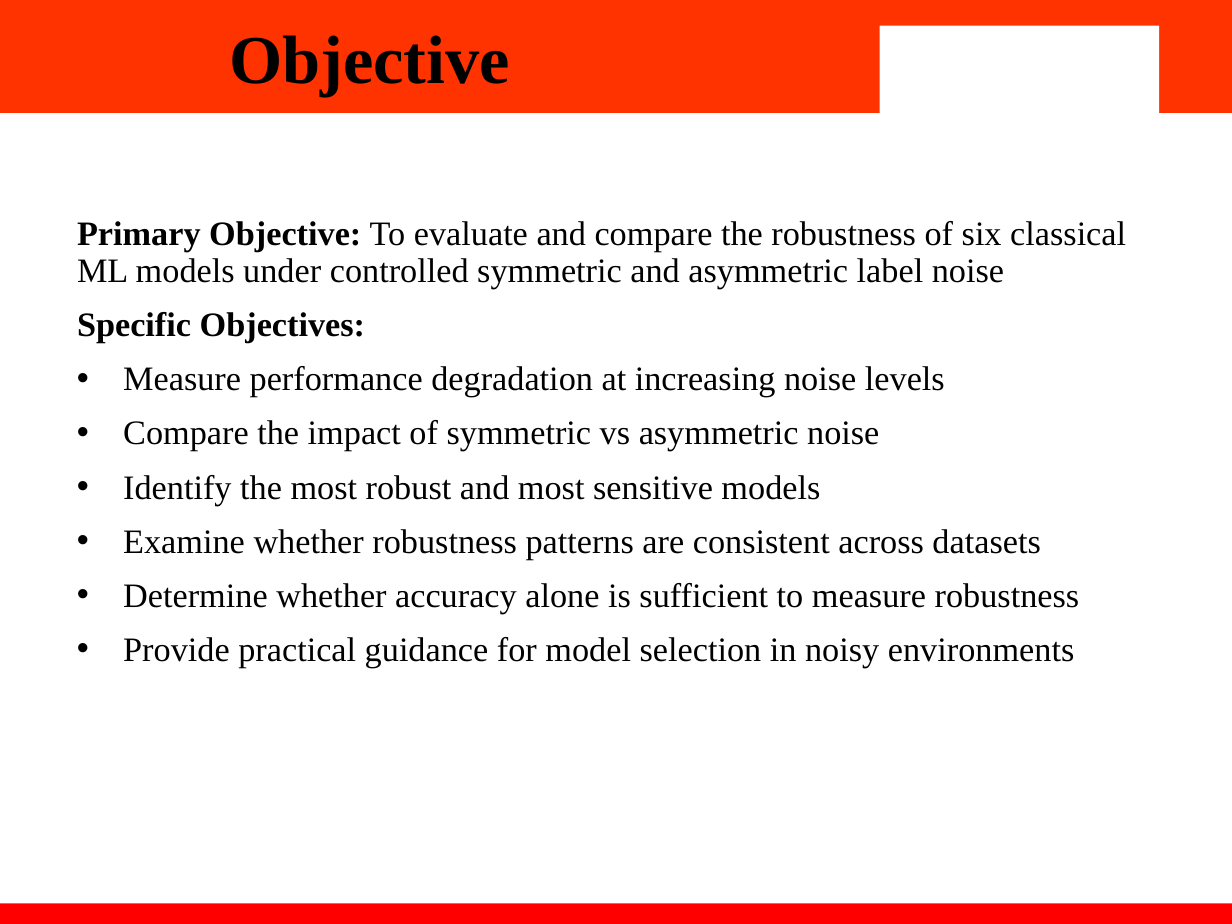
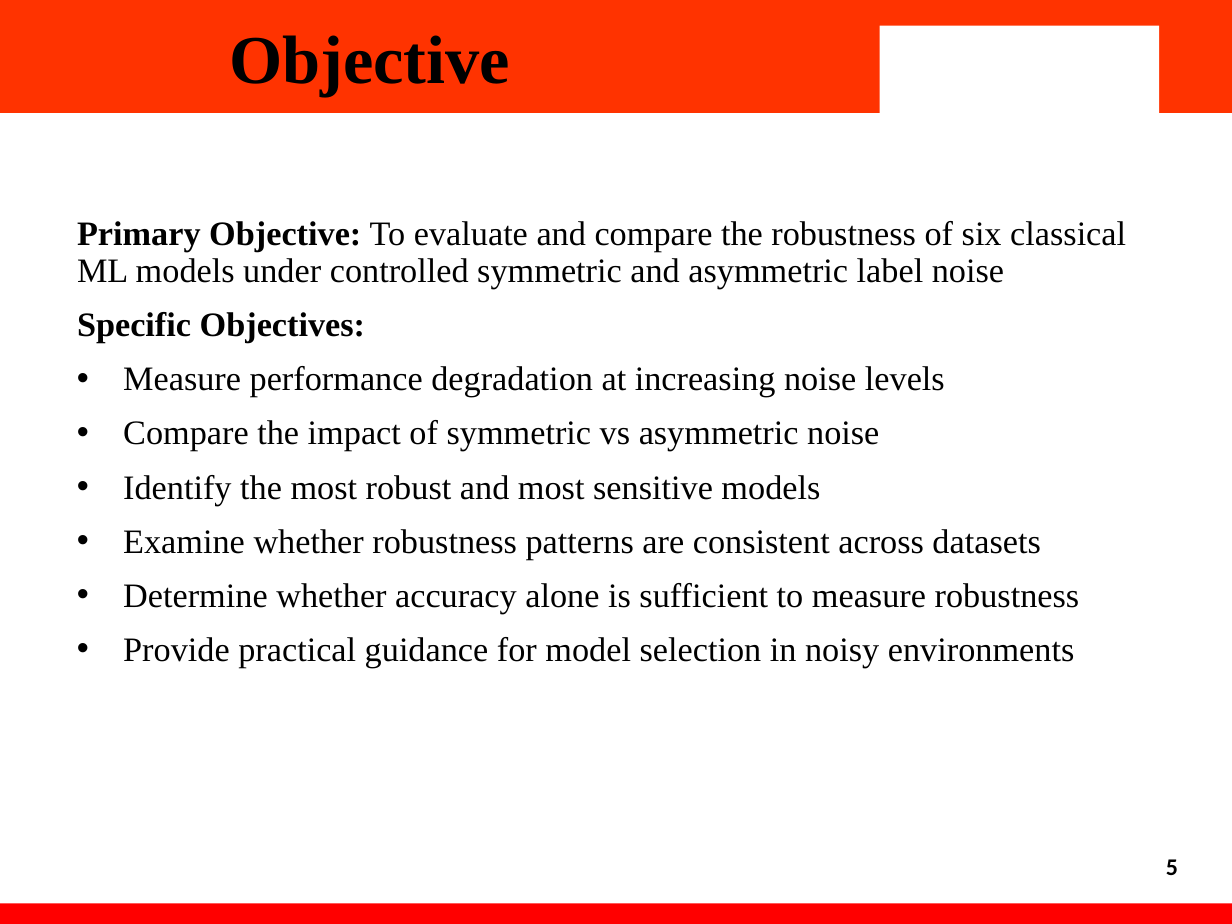
Before and after one commit to GarimaKhanijo/2210990313_2210990344_2210990310_2210990291, a slide deck: slide 7 of documents/Project_Ppt.pptx. Drawn at 1232x924 pixels with LibreOffice and Linux fonts; fonts in the diff are those of the drawing; background and template pictures are left out. Boxes give left, top, right and bottom in pixels: in the first picture for what was removed or moved away, otherwise in the second. Text is boxed around its words. In the diff, an @@ line names an element or a change of style, - is before the commit and + after.

```diff
--- a/documents/Project_Ppt.pptx
+++ b/documents/Project_Ppt.pptx
@@ text added at (x1=1166, y1=859, x2=1178, y2=875), 14 pt, text #000000, bold @@
+5
```
Also in this commit, not shown: 8 other slides changed, 1 other file.
